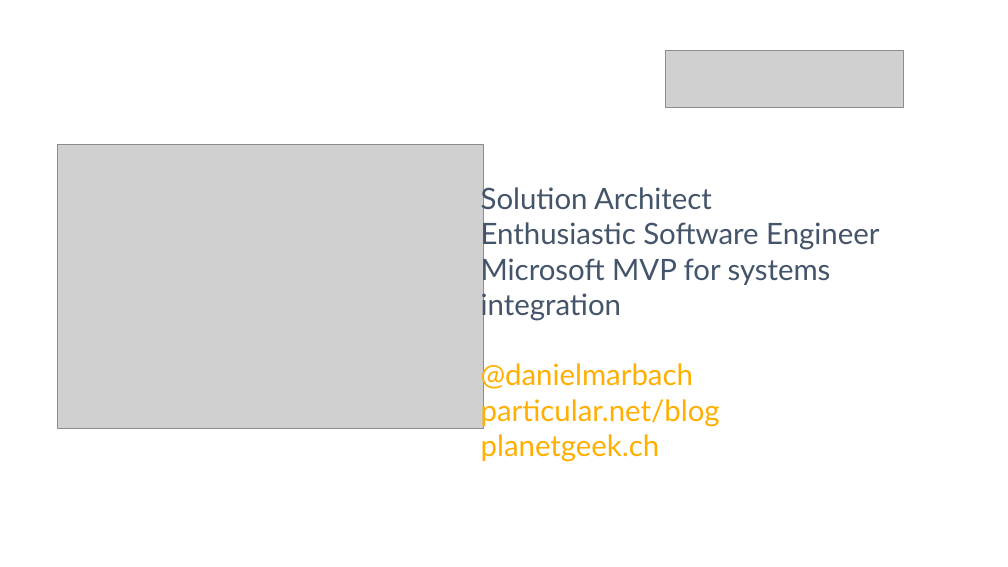
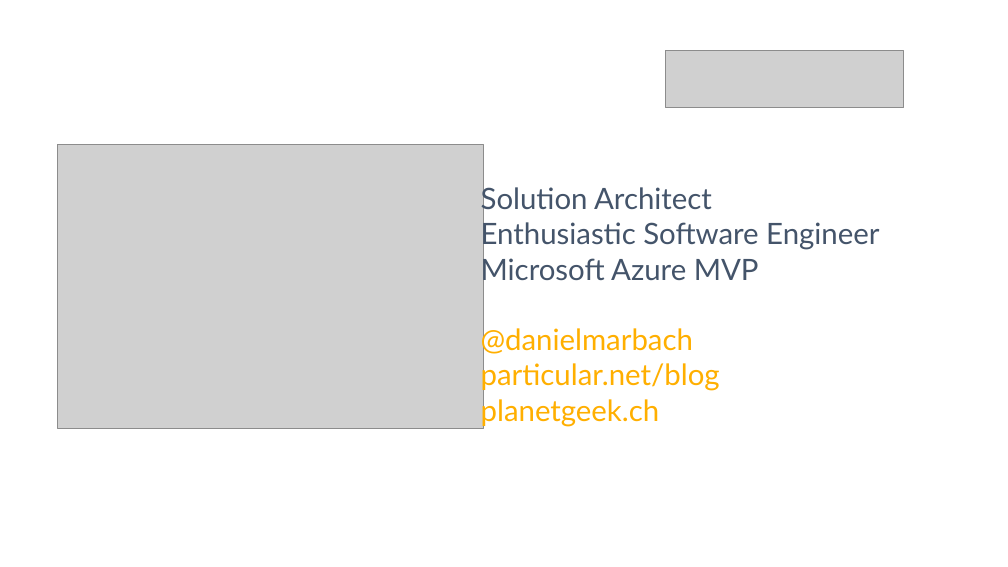
Before and after one commit to danielmarbach/async-dolls, a slide deck: slide 2 of presentation.pptx. Drawn at 1008x567 pixels with LibreOffice and Linux fonts; fonts in the diff are those of the drawing; grey boxes stand for pictures. Boxes give left, top, right and bottom in pixels: in the first picture for what was removed or moved away, otherwise in the second. Text is boxed around its words. In the diff, an @@ line names an element or a change of style, - is before the commit and + after.

```diff
--- a/presentation.pptx
+++ b/presentation.pptx
@@ text at box(481, 254, 759, 285): text changed @@
-Microsoft MVP for systems integration
+Microsoft Azure MVP
```
Also in this commit, not shown: 5 slides added, 2 other files.
